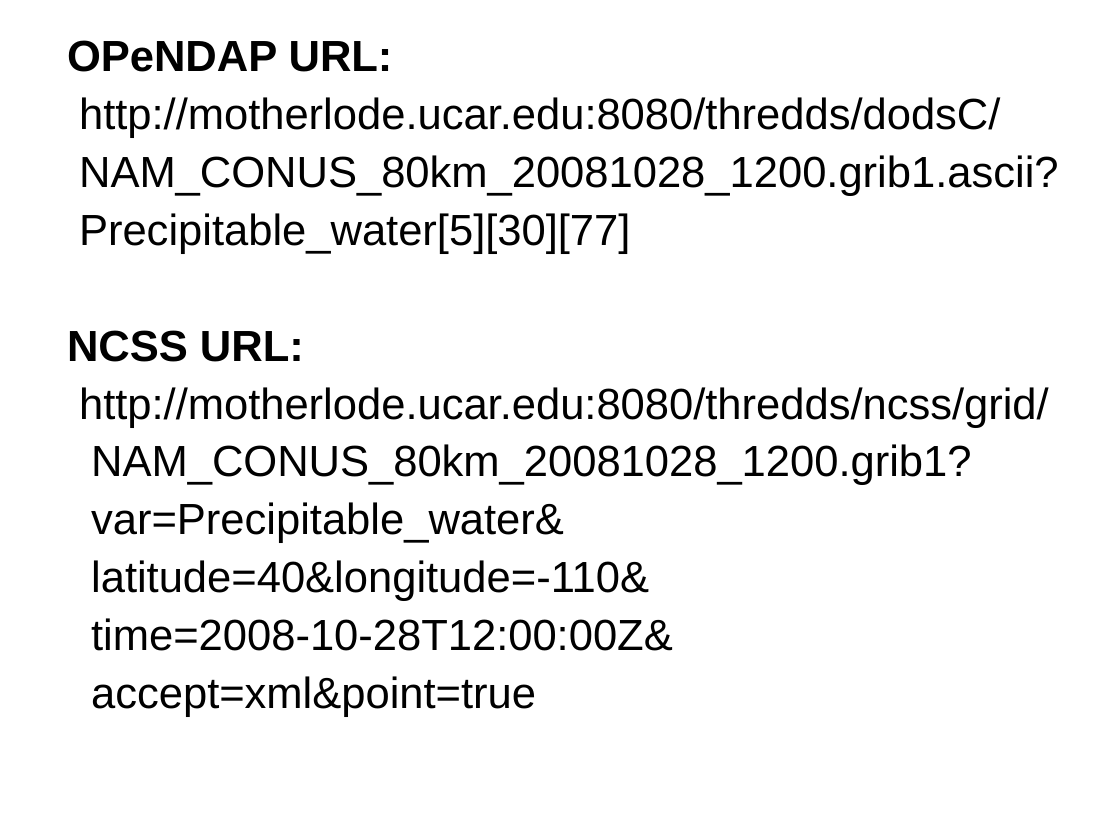
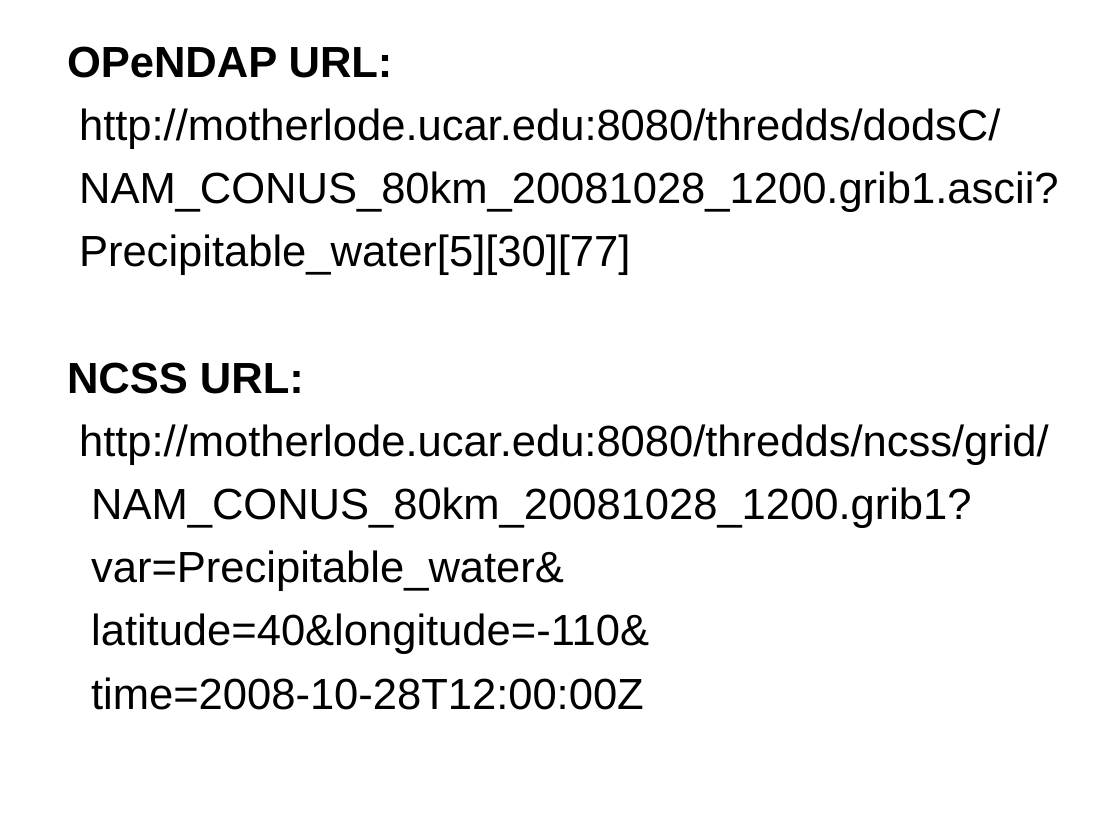
Before and after one commit to ooici-eoi/THREDDS, a slide deck: slide 13 of docs/web/thredds/tech/tutorial/TDS Data Services.ppt (slide 8 before the commit). Drawn at 1120x840 pixels with LibreOffice and Linux fonts; fonts in the diff are those of the drawing; background and template pictures are left out. Boxes give left, top, right and bottom in pixels: in the first picture for what was removed or moved away, otherwise in the second. Text is boxed around its words. In the diff, an @@ line names an element or a change of style, - is before the commit and + after.

```diff
--- a/docs/web/thredds/tech/tutorial/TDS Data Services.ppt
+++ b/docs/web/thredds/tech/tutorial/TDS Data Services.ppt
@@ text at bbox=[67, 46, 1059, 654]: line spacing 0.9 to 1 @@
@@ text at bbox=[91, 677, 644, 710]: text changed @@
-time=2008-10-28T12:00:00Z&
-accept=xml&point=true
+time=2008-10-28T12:00:00Z
```
Also in this commit, not shown: 9 other slides changed, 11 slides added, 5 other files.
